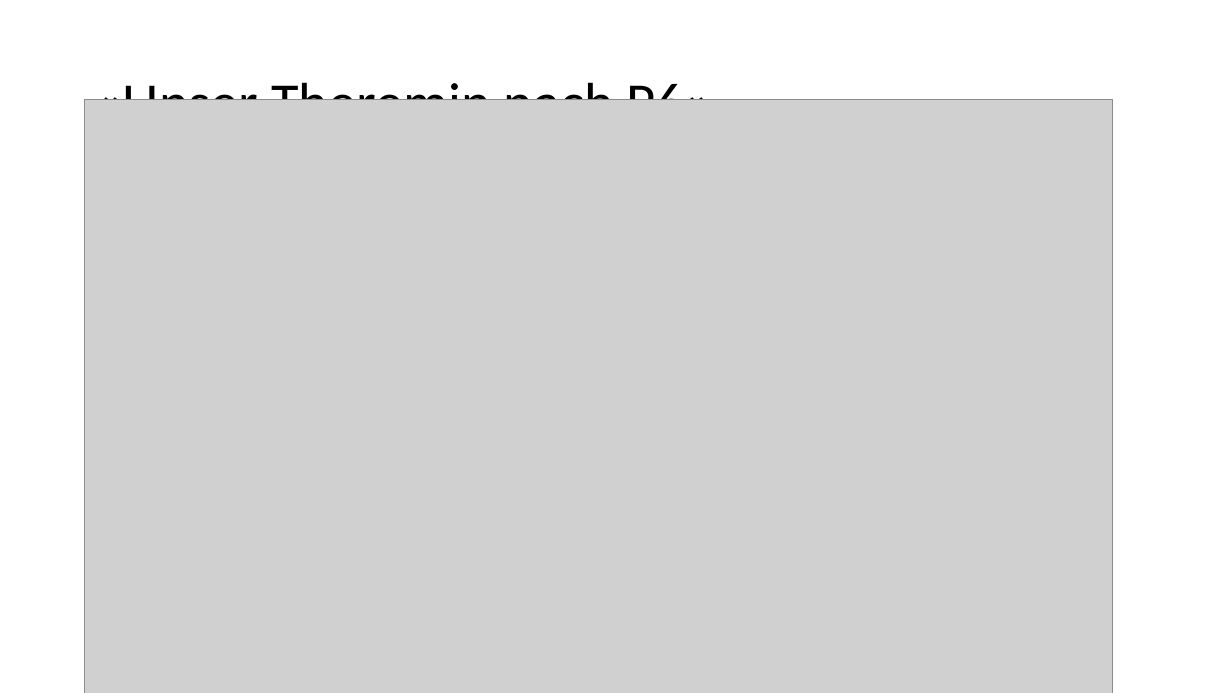
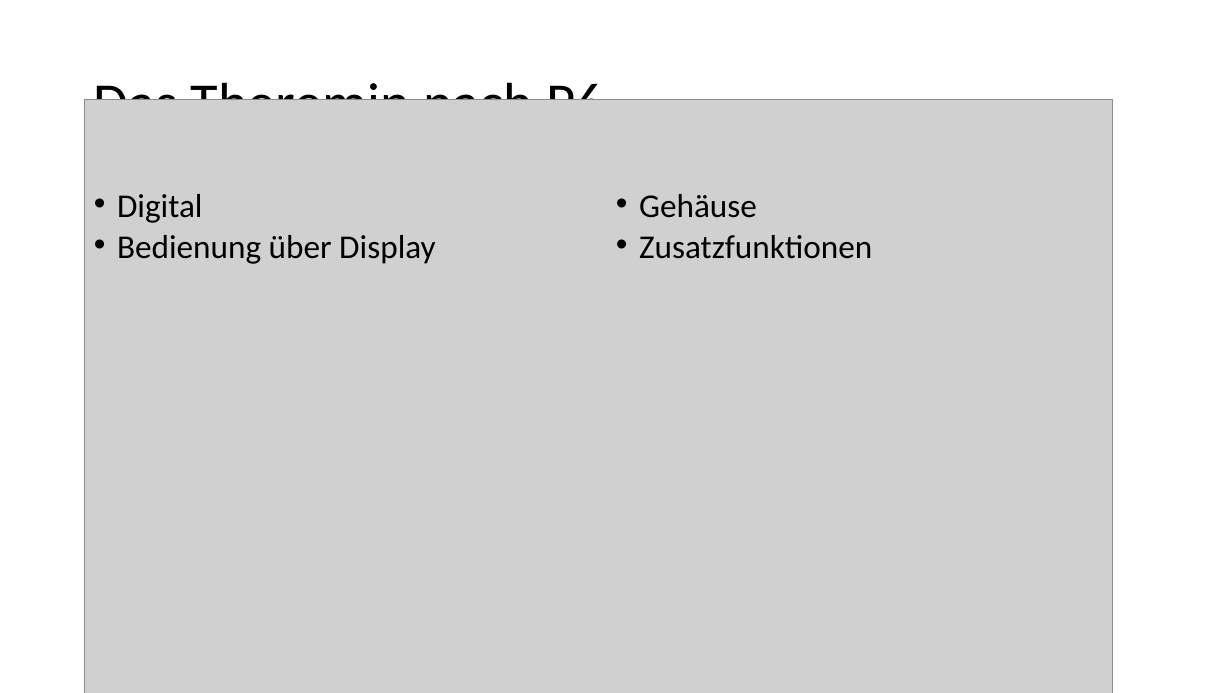
Before and after one commit to aeschi2305/FachberichtDigitalesThereminP6, a slide deck: slide 4 of Praesi/Digitales Theremin.pptx. Drawn at 1232x693 pixels with LibreOffice and Linux fonts; fonts in the diff are those of the drawing; grey boxes stand for pictures. Boxes give left, top, right and bottom in pixels: in the first picture for what was removed or moved away, otherwise in the second. Text is boxed around its words. In the diff, an @@ line names an element or a change of style, - is before the commit and + after.

Commit message:
changes to ppt

```diff
--- a/Praesi/Digitales Theremin.pptx
+++ b/Praesi/Digitales Theremin.pptx
@@ title at bbox=[94, 74, 604, 100]: text changed @@
-«Unser Theremin nach P6»
+Das Theremin nach P6
@@ text added at bbox=[117, 194, 872, 264], 25.9 pt, text #000000 @@
+• Digital
+• Bedienung über Display
+• Gehäuse
+• Zusatzfunktionen
```
Also in this commit, not shown: 5 other slides changed, 14 other files.
